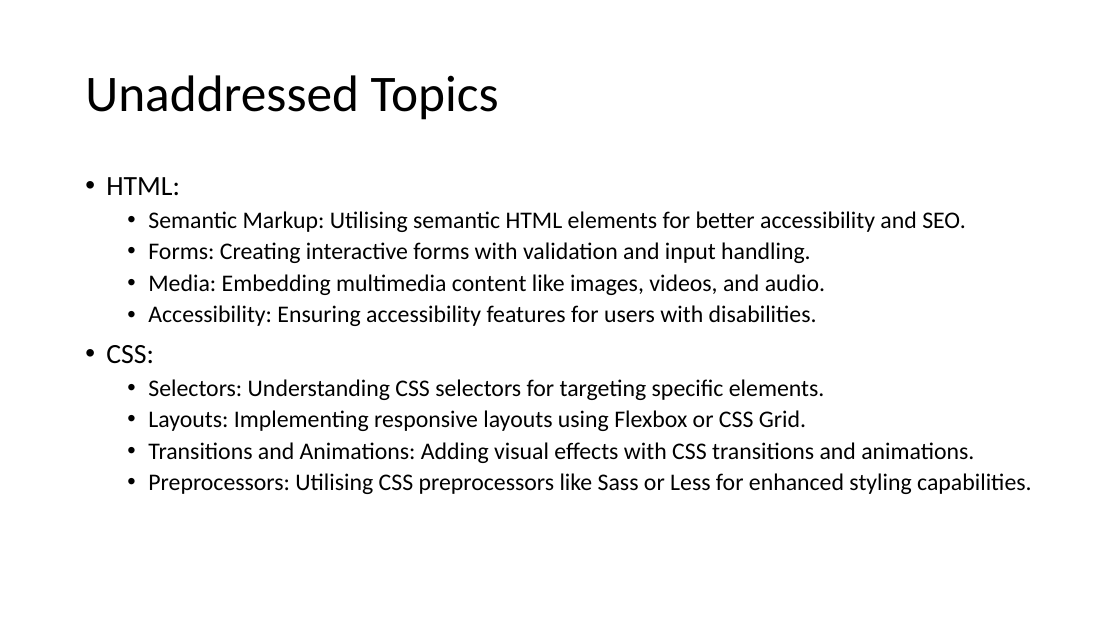
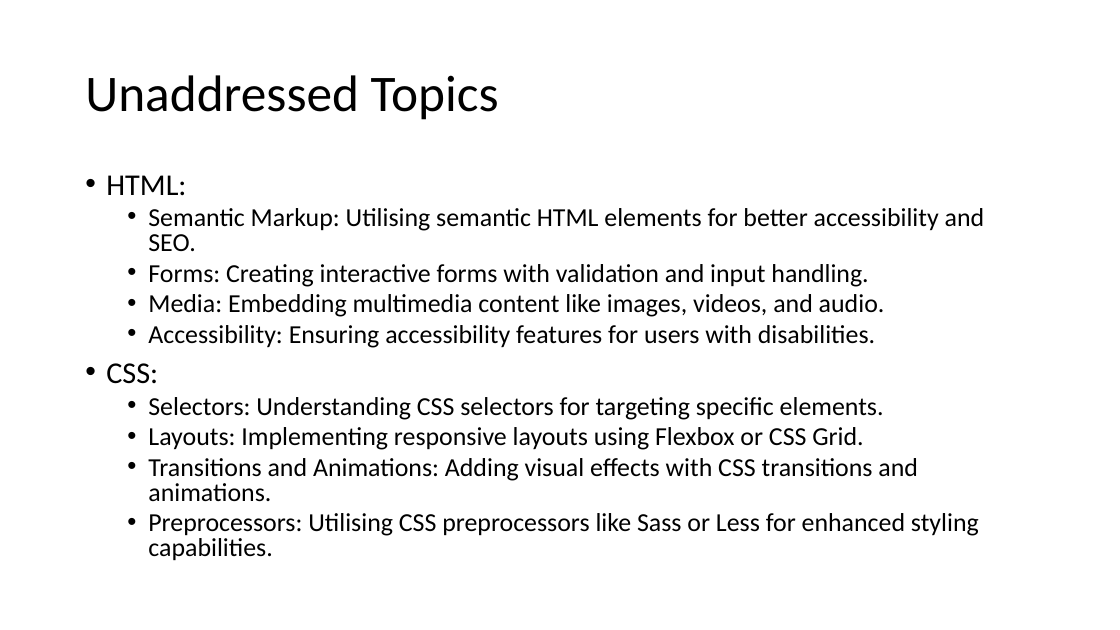
Before and after one commit to AitrichAcademyMeanStack/personal-finance-manager-workshop-ppts, a slide deck: slide 4 of Workshop-conclusion/MEAN Stack Conclusion.pptx. Drawn at 1120x630 pixels with LibreOffice and Linux fonts; fonts in the diff are those of the drawing. Boxes give left, top, right and bottom in pixels: in the first picture for what was removed or moved away, otherwise in the second. Text is boxed around its words. In the diff, an @@ line names an element or a change of style, - is before the commit and + after.

```diff
--- a/Workshop-conclusion/MEAN Stack Conclusion.pptx
+++ b/Workshop-conclusion/MEAN Stack Conclusion.pptx
@@ text "HTML:" at [106,175,985,561]: size 23.8 to 25.9 pt in "HTML:", "CSS:"; size 20.4 to 22.2 pt; line spacing 0.9 to 0.8 @@
```
Also in this commit, not shown: 8 other slides changed, 1 other file.
